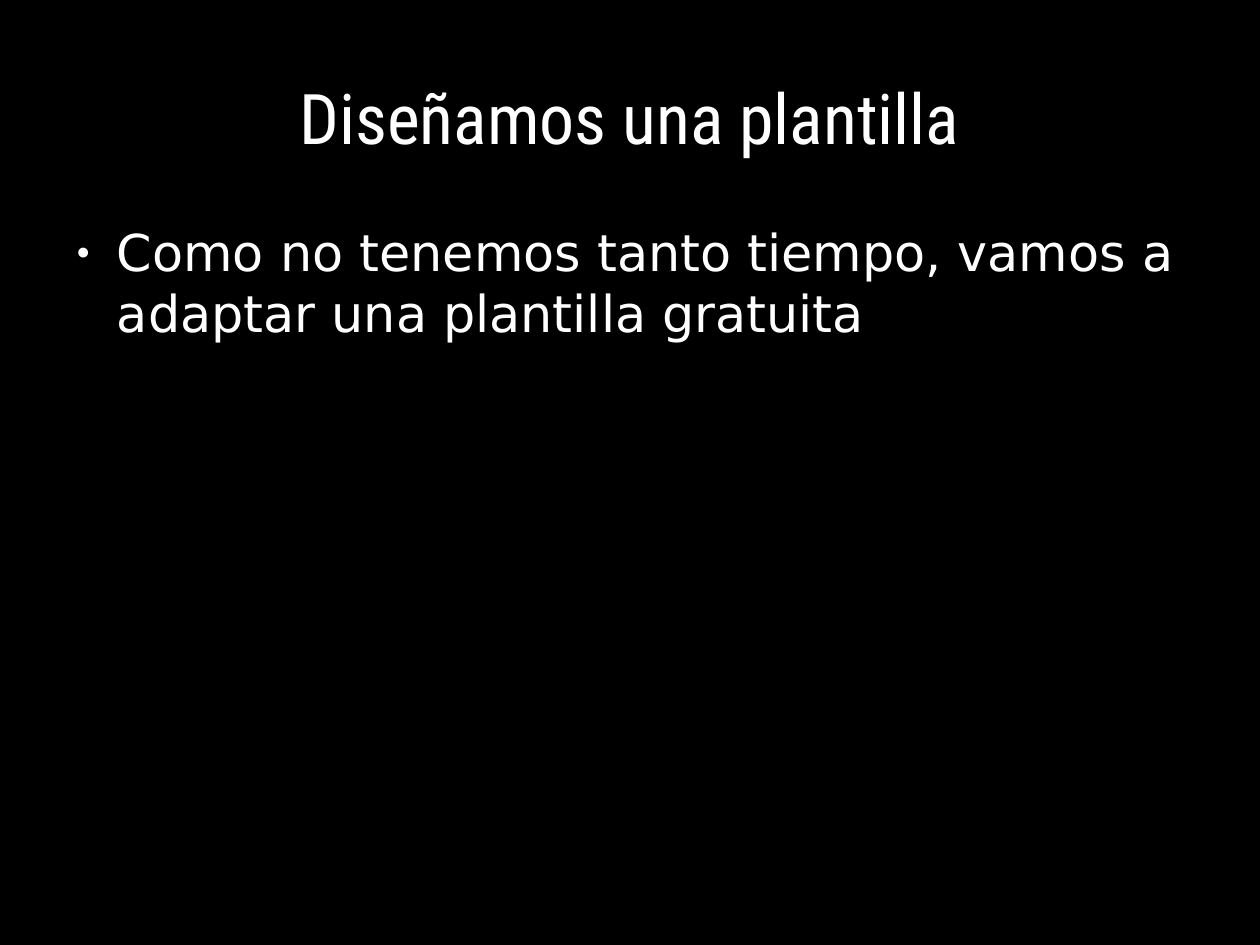
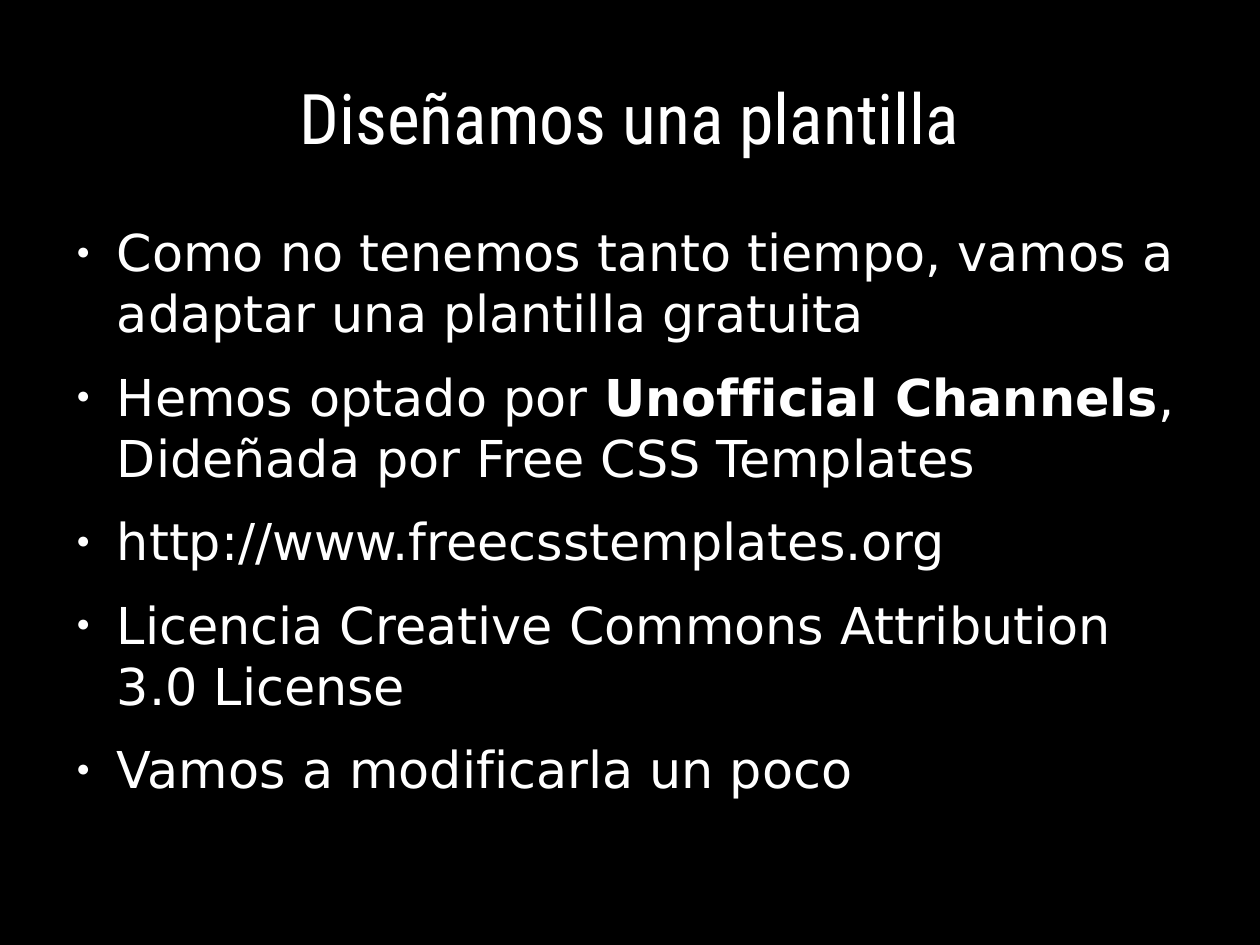
Before and after one commit to euribates/curso-django, a slide deck: slide 63 of presentacion/curso_django.odp. Drawn at 1260x945 pixels with LibreOffice and Linux fonts; fonts in the diff are those of the drawing. Boxes give left, top, right and bottom in pixels: in the first picture for what was removed or moved away, otherwise in the second. Text is boxed around its words. In the diff, an @@ line names an element or a change of style, - is before the commit and + after.

```diff
--- a/presentacion/curso_django.odp
+++ b/presentacion/curso_django.odp
@@ text at box(117, 377, 1174, 799): paragraphs added @@
+● Hemos optado por Unofficial Channels, Dideñada por Free CSS Templates
+● http://www.freecsstemplates.org
+● Licencia Creative Commons Attribution 3.0 License
+● Vamos a modificarla un poco
```
Also in this commit, not shown: 2 other slides changed, 1 other file.
